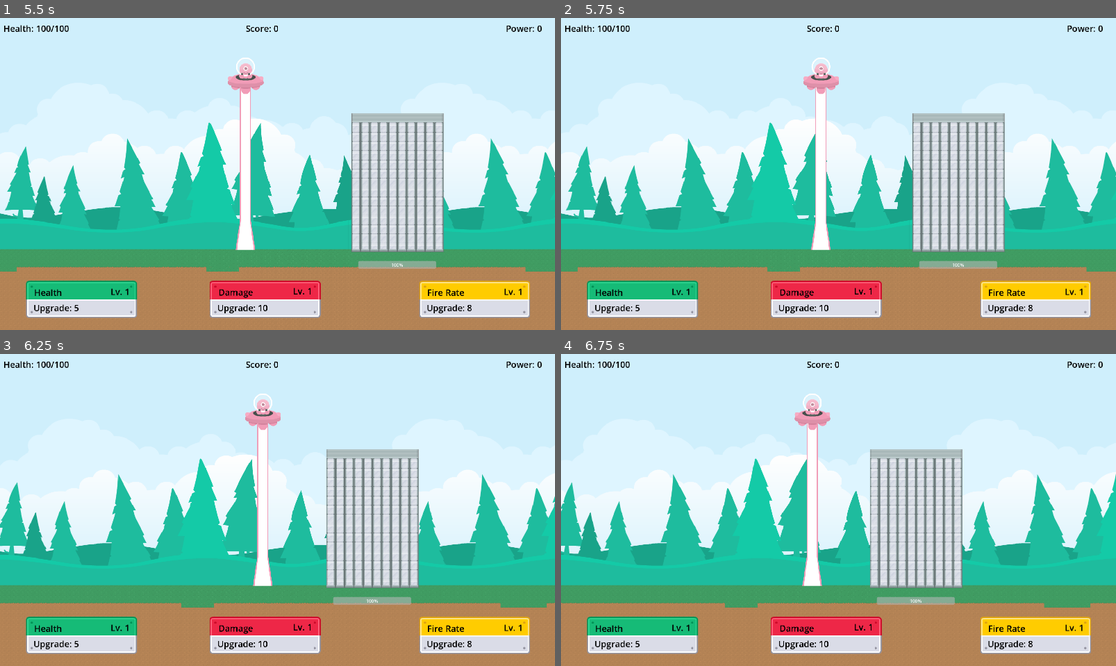
Above: before the commit, frames 1-4 (two rows, left to right).
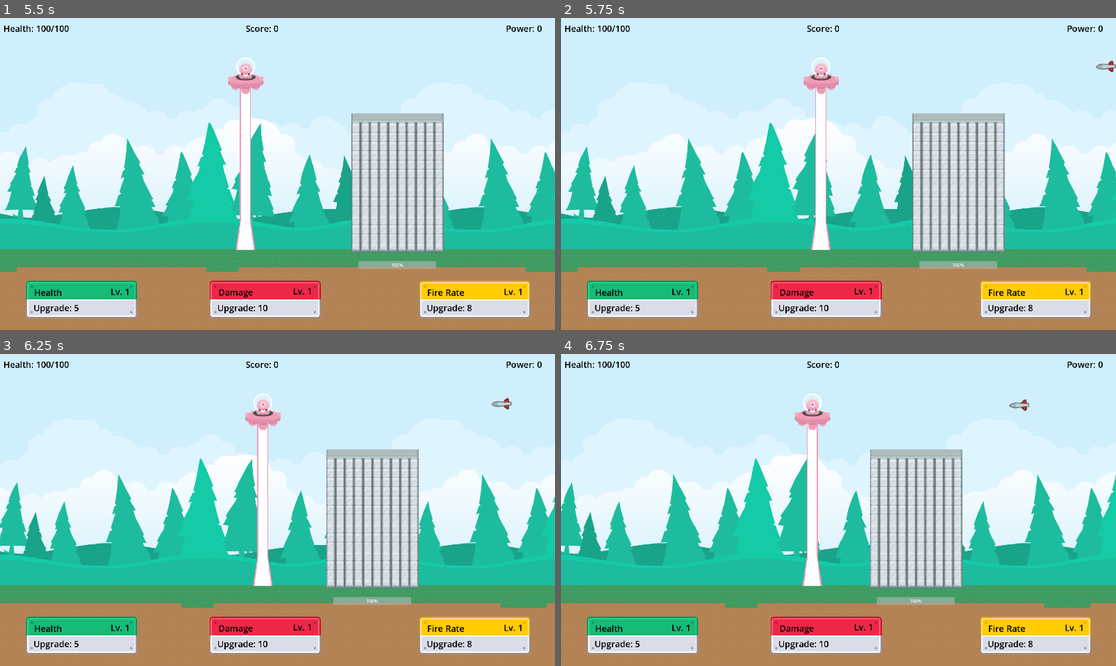
Above: after the commit, the same moments.

Repository: PsimoonGames/KenneyJam2025
Game: Godot game, scene res://Scenes/MainMenu.tscn
Two runs of this game, one before a commit and one after it. Both use one fixed random seed, a clock stepped at 60 frames per second and the inputs below.
Inputs:
- Up to frame 1 (5.5 s): click "Play" at 0.5 s; click "Damage" at 1.25 s; click "Fire Rate" at 2 s; click "Health" at 2.75 s; tap Enter at 3.5 s; hold D (right) 3.53-4.28 s; hold A (left) 4.28-5.03 s; hold D (right) from 5.03 s (still down)
- Up to frame 2 (5.75 s): keep holding D (right)
- Up to frame 3 (6.25 s): keep holding D (right)
- Up to frame 4 (6.75 s): release D (right) at 6.53 s; hold A (left) from 6.53 s (still down)

Frame 1 is identical in both runs. In frame 2, less than 0.1% of the frame differs, in the area x 96-100%, y 13-18%; in frame 3, less than 0.1%; in frame 4, less than 0.1%.

Commit message:
added missiles

Diff:
--- a/planetarydestruction/Scenes/Player.tscn
+++ b/planetarydestruction/Scenes/Player.tscn
@@ -8,7 +8,10 @@
 [sub_resource type="RectangleShape2D" id="RectangleShape2D_dewec"]
 size = Vector2(32, 110)
 
-[node name="Player" type="Node2D"]
+[sub_resource type="RectangleShape2D" id="RectangleShape2D_5ixxa"]
+size = Vector2(125.5, 130)
+
+[node name="Player" type="Node2D" groups=["player"]]
 script = ExtResource("1_dewec")
 
 [node name="Laser" type="Node2D" parent="."]
@@ -45,3 +48,11 @@
 [node name="CollisionShape2D" type="CollisionShape2D" parent="Area2D"]
 position = Vector2(-1, 547)
 shape = SubResource("RectangleShape2D_dewec")
+
+[node name="Area2D2" type="Area2D" parent="." groups=["player"]]
+collision_layer = 2
+collision_mask = 2
+
+[node name="CollisionShape2D" type="CollisionShape2D" parent="Area2D2" groups=["player"]]
+position = Vector2(-0.25, 0)
+shape = SubResource("RectangleShape2D_5ixxa")
--- /dev/null
+++ b/planetarydestruction/Scenes/enemy_missiles.tscn
@@ -0,0 +1,24 @@
+[gd_scene load_steps=4 format=3 uid="uid://di5pi4dvix3hg"]
+
+[ext_resource type="Script" uid="uid://cna0o3d33bqxu" path="res://Scenes/missiles.gd" id="1_qvcgg"]
+[ext_resource type="Texture2D" uid="uid://dwsmc8uq4ea1t" path="res://Assets/spaceMissiles_001.png" id="1_st3sw"]
+
+[sub_resource type="RectangleShape2D" id="RectangleShape2D_qvcgg"]
+size = Vector2(72, 42)
+
+[node name="Node2D" type="Node2D"]
+script = ExtResource("1_qvcgg")
+enemy = true
+
+[node name="SpaceMissiles001" type="Sprite2D" parent="."]
+rotation = 1.5708
+texture = ExtResource("1_st3sw")
+
+[node name="Area2D" type="Area2D" parent="." groups=["missile"]]
+collision_layer = 2
+collision_mask = 2
+
+[node name="CollisionShape2D" type="CollisionShape2D" parent="Area2D" groups=["missile"]]
+shape = SubResource("RectangleShape2D_qvcgg")
+
+[connection signal="area_entered" from="Area2D" to="." method="_on_area_2d_area_entered"]
--- /dev/null
+++ b/planetarydestruction/Scenes/friendly_missile.tscn
@@ -0,0 +1,22 @@
+[gd_scene load_steps=4 format=3 uid="uid://ce6ibjwjwksfp"]
+
+[ext_resource type="Script" uid="uid://cna0o3d33bqxu" path="res://Scenes/missiles.gd" id="1_pyeen"]
+[ext_resource type="Texture2D" uid="uid://dly7r243vht0c" path="res://Assets/spaceMissiles_011.png" id="1_yro6p"]
+
+[sub_resource type="RectangleShape2D" id="RectangleShape2D_pyeen"]
+size = Vector2(28, 98)
+
+[node name="Node2D" type="Node2D"]
+script = ExtResource("1_pyeen")
+
+[node name="SpaceMissiles011" type="Sprite2D" parent="."]
+position = Vector2(-1, -3)
+texture = ExtResource("1_yro6p")
+
+[node name="Area2D" type="Area2D" parent="." groups=["missile"]]
+position = Vector2(-1, -3)
+collision_layer = 2
+collision_mask = 2
+
+[node name="CollisionShape2D" type="CollisionShape2D" parent="Area2D" groups=["missile"]]
+shape = SubResource("RectangleShape2D_pyeen")
--- a/planetarydestruction/Scenes/hud.gd
+++ b/planetarydestruction/Scenes/hud.gd
@@ -3,6 +3,10 @@
 var health_cost = 6
 var dmg_cost = 10
 var fr_cost = 8
+
+
+func _process(delta: float) -> void:
+	$Health2.text = "Health: " + str(PlayerStats.health) + "/" + str(PlayerStats.max_health)
 
 func update_power(value):
 	PlayerStats.power += value
@@ -33,7 +37,7 @@
 		PlayerStats.power -= dmg_cost
 		PlayerStats.dmg_level += 1
 		PlayerStats.damage = round(PlayerStats.damage * 1.3)
-		dmg_cost = round(dmg_cost * 1.2)
+		dmg_cost = round(dmg_cost * 1.4)
 		$Damage/Price.text = "Upgrade: " + str(dmg_cost)
 		$Damage/Level.text = "Lv. " + str(PlayerStats.dmg_level)
 		$Power.text = "Power: " + str(PlayerStats.power)
@@ -43,7 +47,7 @@
 		PlayerStats.power -= fr_cost
 		PlayerStats.fr_level += 1
 		PlayerStats.fireRate = PlayerStats.fireRate * 0.98
-		fr_cost = round(fr_cost * 1.2)
+		fr_cost = round(fr_cost * 1.3)
 		$Damage/Price.text = "Upgrade: " + str(fr_cost)
 		$Damage/Level.text = "Lv. " + str(PlayerStats.fr_level)
 		$Power.text = "Power: " + str(PlayerStats.power)
--- /dev/null
+++ b/planetarydestruction/Scenes/missiles.gd
@@ -0,0 +1,18 @@
+extends Node2D
+
+@export var enemy : bool
+var direction
+var speed = 300
+
+func setDirection(target):
+	direction = (target - position).normalized()
+	look_at(target)
+
+func _process(delta: float) -> void:
+	position += direction * (300 * delta)
+
+
+func _on_area_2d_area_entered(area: Area2D) -> void:
+	if area.is_in_group("player") and enemy:
+		PlayerStats.health -= 10
+		queue_free()
--- a/planetarydestruction/project.godot
+++ b/planetarydestruction/project.godot
@@ -32,6 +32,11 @@
 "res://scripts/": "pink"
 }
 
+[global_group]
+
+player="player"
+missile="missile"
+
 [input]
 
 right={
--- a/planetarydestruction/scripts/game_manager.gd
+++ b/planetarydestruction/scripts/game_manager.gd
@@ -2,6 +2,9 @@
 
 var buildingList = []
 var building = preload("res://Scenes/buildings/Skyscraper.tscn")
+var missile = preload("res://Scenes/enemy_missiles.tscn")
+var missile_timer_max = 5
+var missile_timer = 0
 @export var player: Node2D
 @export var hud: Node2D
 
@@ -26,6 +29,25 @@
 			hud.update_power(10)
 			hud.update_score(100)
 
+	missile_timer += delta
+	if missile_timer > missile_timer_max:
+		new_missile()
+		missile_timer = 0
+
+
+func new_missile():
+	var spawn_location = Vector2()
+	if randi_range(1,2) == 1:
+		spawn_location.x = -10
+	else:
+		spawn_location.x = 1930
+	spawn_location.y = randi_range(0, 300)
+
+	var enemy = missile.instantiate()
+	enemy.position = spawn_location
+	enemy.setDirection(player.position)
+	add_child(enemy)
+
 func new_building():
 	var distance
 	var build
Binary file added: planetarydestruction/Assets/spaceMissiles_001.png
Not shown, added: planetarydestruction/Assets/spaceMissiles_001.png.import
Binary file added: planetarydestruction/Assets/spaceMissiles_011.png
Not shown, added: planetarydestruction/Assets/spaceMissiles_011.png.import
Not shown: 1 places in planetarydestruction/Scenes/Player.tscn that only renumber resources
Not shown, added: planetarydestruction/Scenes/missiles.gd.uid
Not shown, added: planetarydestruction/Scenes/GameManager.tscn14574164197.tmp
Not shown, added: planetarydestruction/Scenes/GameManager.tscn14581211506.tmp
